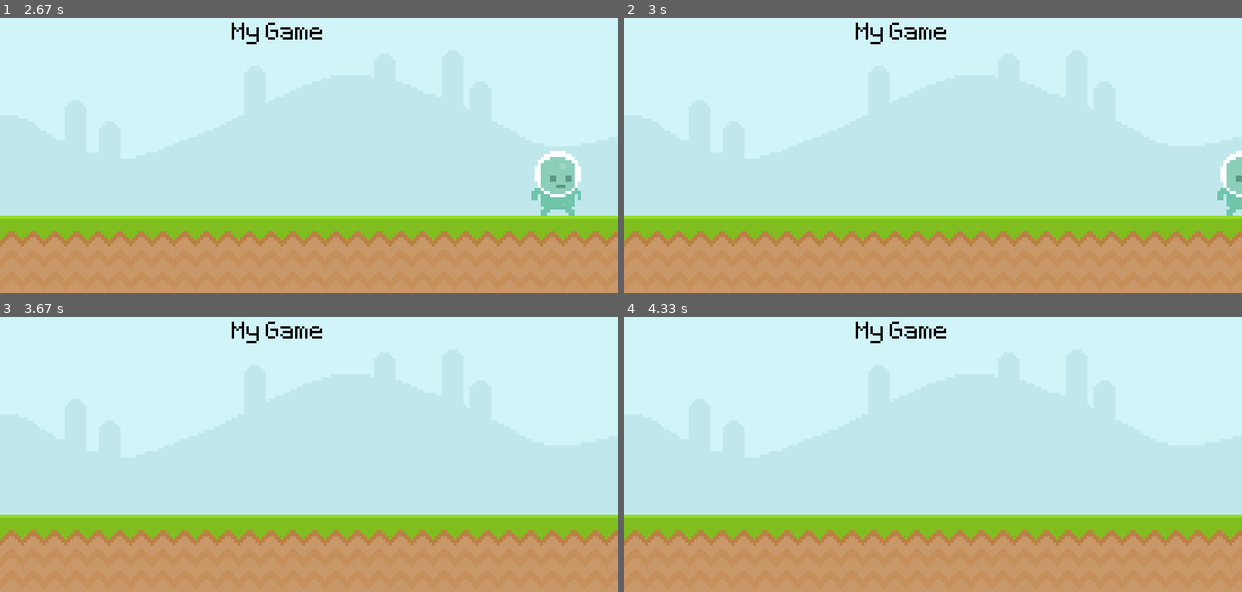
Above: before the commit, frames 1-4 (two rows, left to right).
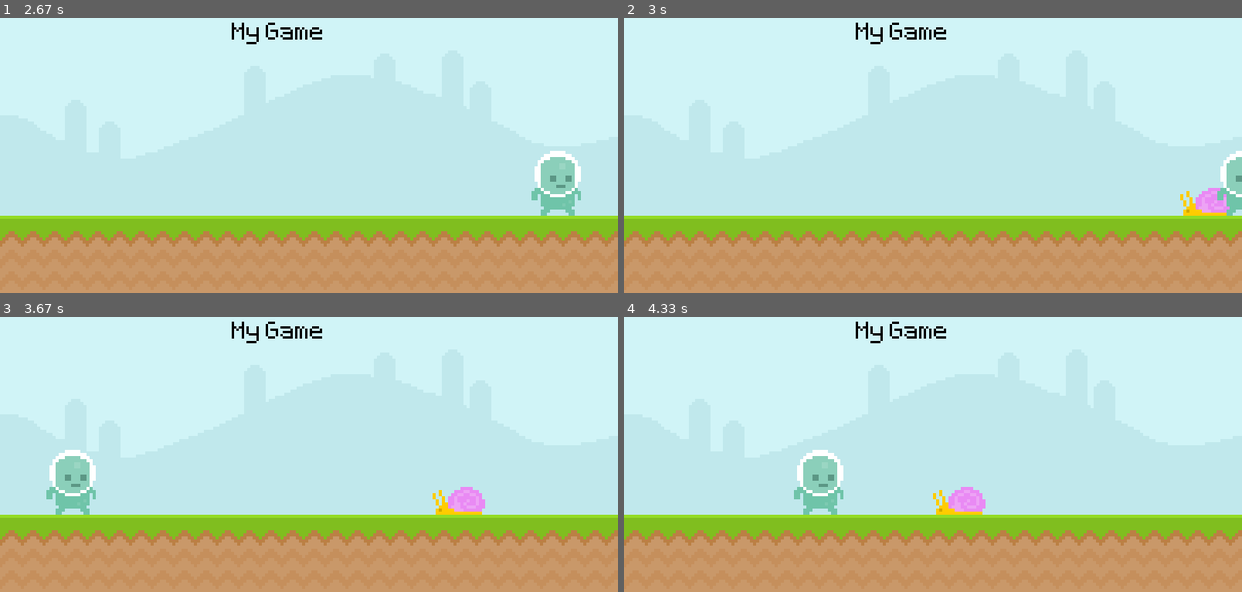
Above: after the commit, the same moments.

Repository: srimanchaudhuri/Pygame-Intro-Project
Game: pygame game, started from Pygame series/welcome.py
Same seed, same stepped clock (60 frames per second), same inputs: the game is played once before the commit and once after it.
Inputs:
- Up to frame 1 (2.67 s): no input
- Up to frame 2 (3 s): no input
- Up to frame 3 (3.67 s): no input
- Up to frame 4 (4.33 s): no input

Frame 1 is identical in both runs. In frame 2, 0.5% of the frame differs, in the area x 90-98%, y 61-72%; in frame 3, 2.0%, in the area x 7-79%, y 48-72%; in frame 4, 2.0%.

Commit message:
Update welcome.py

Diff:
--- a/Pygame series/welcome.py
+++ b/Pygame series/welcome.py
@@ -20,6 +20,7 @@
 
 snail_surface = pygame.image.load('graphics/snail/snail1.png')
 snail_rect = snail_surface.get_rect(midbottom = (600,300))
+
 # snail_x_pos = 600
 
 player_surface = pygame.image.load('graphics/player/player_walk_1.png').convert_alpha()
@@ -41,8 +42,16 @@
 #	snail_x_pos += -3 #To move the snail
 
 	snail_rect.right += -4
+
+	if snail_rect.right < -1 :
+		snail_rect.left = 800
 	screen.blit(snail_surface,snail_rect)
+
+
 	player_rect.left += 4
+
+	if player_rect.left > 800:
+		player_rect.right = 0
 	screen.blit(player_surface,player_rect)
 
 	# draw all elements
